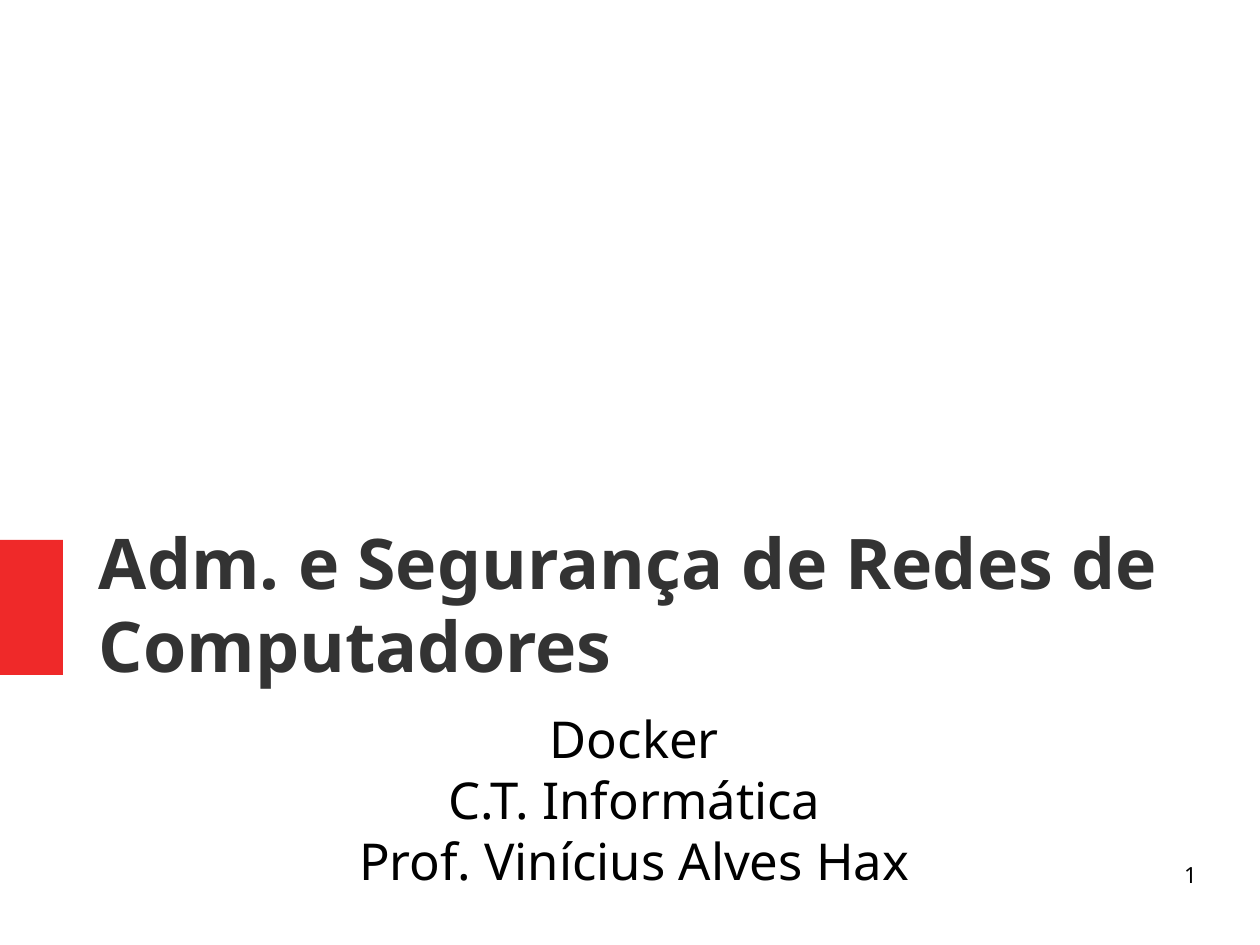
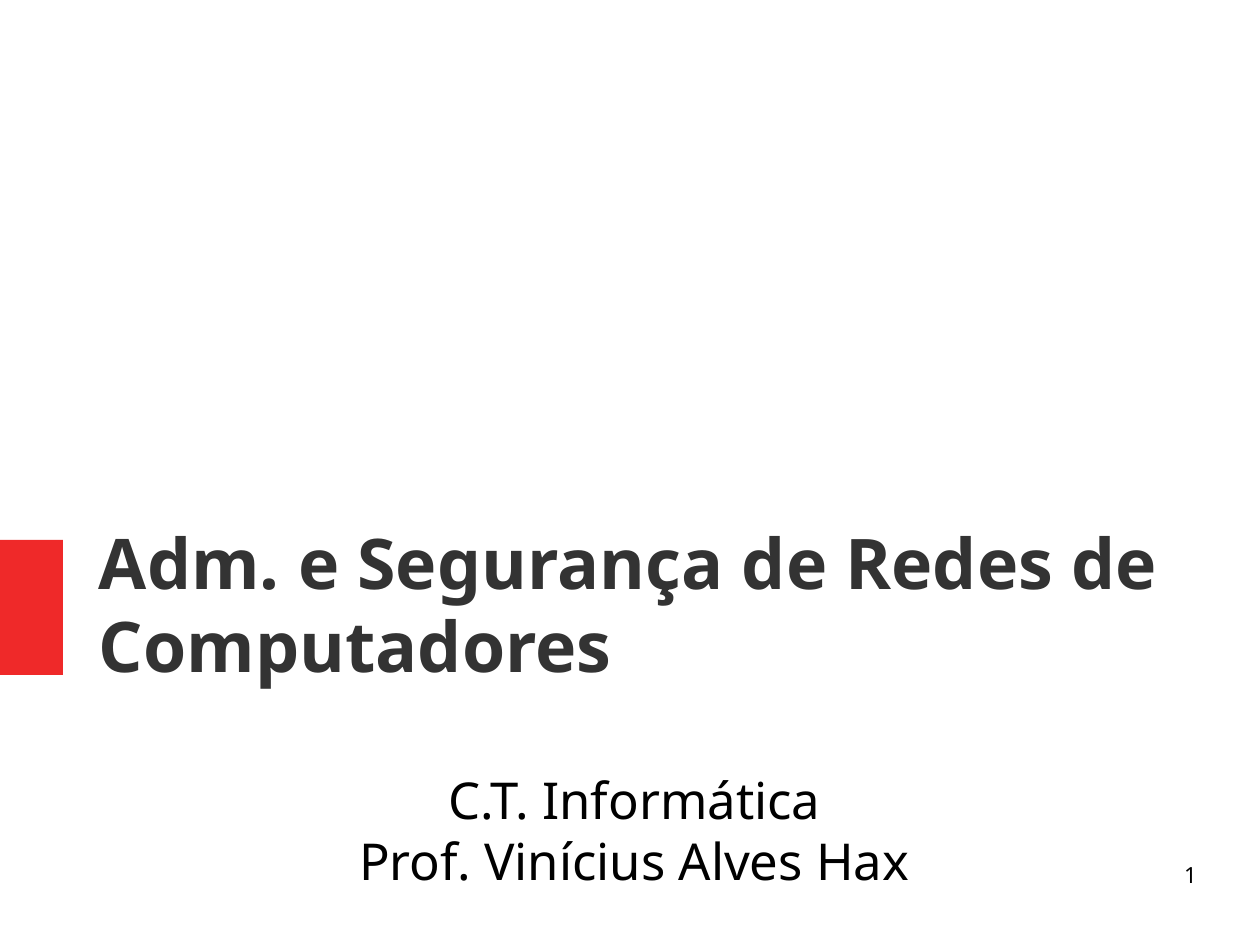
Before and after one commit to viniciusalveshax/aulas, a slide deck: slide 1 of adm-seg-redes/06-virtual-box-e-redes-linux/06-virtual-box-e-redes-linux.odp. Drawn at 1260x945 pixels with LibreOffice and Linux fonts; fonts in the diff are those of the drawing. Boxes give left, top, right and bottom in pixels: in the first picture for what was removed or moved away, otherwise in the second. Text is boxed around its words. In the diff, an @@ line names an element or a change of style, - is before the commit and + after.

Commit message:
Modificações menores na aula sobre VirtualBox e redes Linux

```diff
--- a/adm-seg-redes/06-virtual-box-e-redes-linux/06-virtual-box-e-redes-linux.odp
+++ b/adm-seg-redes/06-virtual-box-e-redes-linux/06-virtual-box-e-redes-linux.odp
@@ subtitle at [448,780,820,820]: text changed @@
-Docker
-C.T. Informática
+C.T. Informática
```
Also in this commit, not shown: 1 other slide changed, 1 other file.
